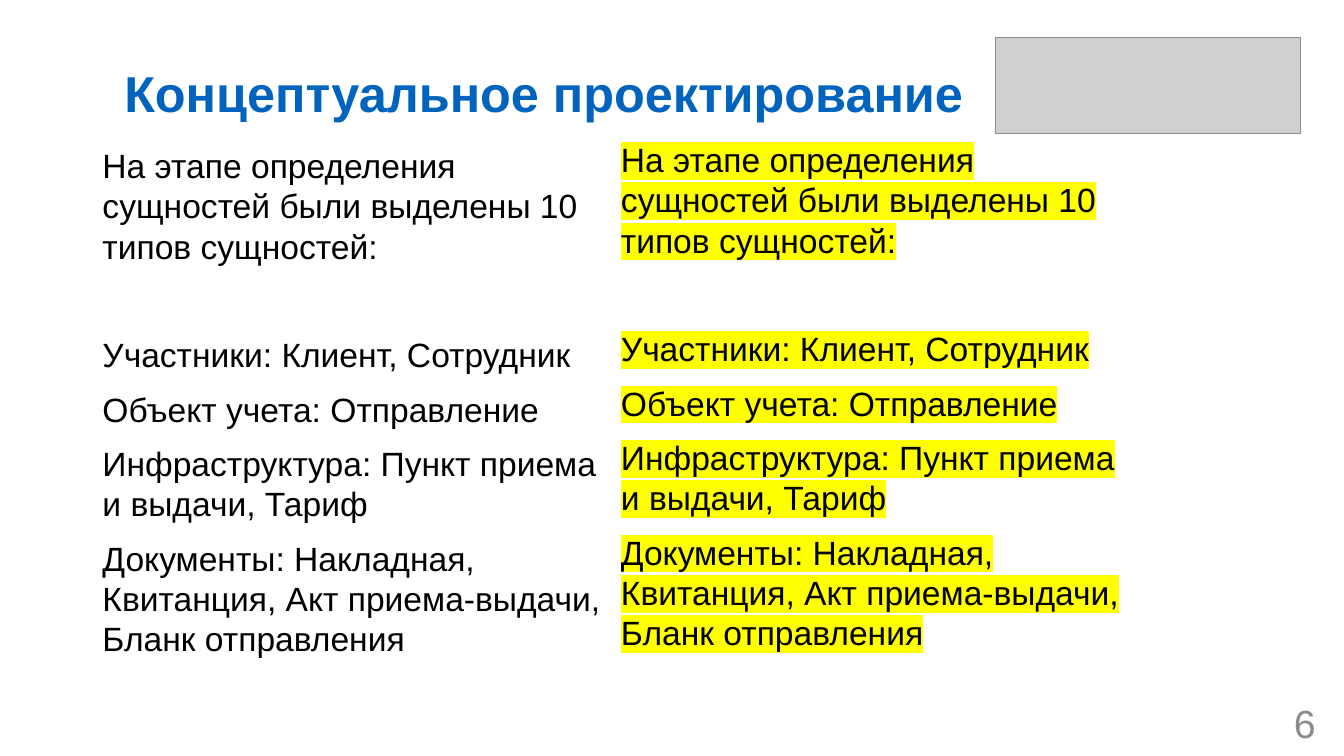
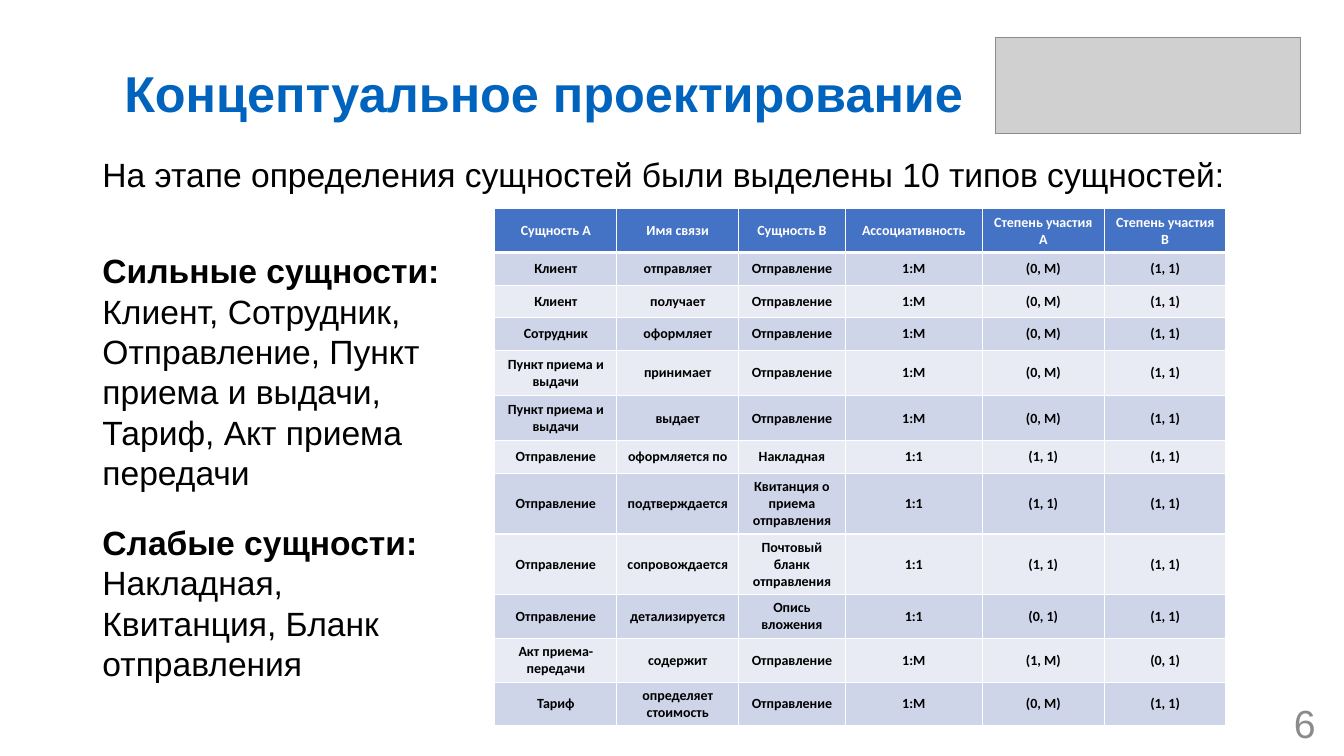
Before and after one commit to DimaDima51/db-coursework, a slide deck: slide 6 of Котельников ИВТб23о-1 Курсовая работа.pptx. Drawn at 1344x756 pixels with LibreOffice and Linux fonts; fonts in the diff are those of the drawing; grey boxes stand for pictures. Boxes give left, top, right and bottom in pixels: in the first picture for what was removed or moved away, otherwise in the second. Text is boxed around its words. In the diff, an @@ line names an element or a change of style, - is before the commit and + after.

Commit message:
presentation

```diff
--- a/Котельников ИВТб23о-1 Курсовая работа.pptx
+++ b/Котельников ИВТб23о-1 Курсовая работа.pptx
@@ text "На этапе определения сущностей были ...": place and size @@
-text "На этапе определения сущностей были ..." at (102, 155, 600, 658)
+text "На этапе определения сущностей были ..." at (102, 162, 1224, 194)
@@ text removed at (621, 149, 1118, 652) @@
-На этапе определения сущностей были выделены 10 типов сущностей:
-Участники: Клиент, Сотрудник
-Объект учета: Отправление
-Инфраструктура: Пункт приема и выдачи, Тариф
-Документы: Накладная, Квитанция, Акт приема-выдачи, Бланк отправления
@@ table added at (495, 209, 1227, 725), 12 rows, 6 columns @@
+Сущность А | Имя связи | Сущность B | Ассоциативность | Степень участия А | Степень участия B
+Клиент | отправляет | Отправление | 1:М | (0, М) | (1, 1)
+Клиент | получает | Отправление | 1:М | (0, М) | (1, 1)
+Сотрудник | оформляет | Отправление | 1:М | (0, М) | (1, 1)
+Пункт приема и выдачи | принимает | Отправление | 1:М | (0, М) | (1, 1)
+Пункт приема и выдачи | выдает | Отправление | 1:М | (0, М) | (1, 1)
+Отправление | оформляется по | Накладная | 1:1 | (1, 1) | (1, 1)
+Отправление | подтверждается | Квитанция о приема отправления | 1:1 | (1, 1) | (1, 1)
+Отправление | сопровождается | Почтовый бланк отправления | 1:1 | (1, 1) | (1, 1)
+Отправление | детализируется | Опись вложения | 1:1 | (0, 1) | (1, 1)
+Акт приема-передачи | содержит | Отправление | 1:М | (1, М) | (0, 1)
+Тариф | определяет стоимость | Отправление | 1:М | (0, М) | (1, 1)
@@ text added at (102, 259, 439, 492), 24 pt, text #000000 @@
+Сильные сущности: Клиент, Сотрудник, Отправление, Пункт приема и выдачи, Тариф, Акт приема передачи
@@ text at (102, 343, 600, 658): paragraphs removed @@
-Участники: Клиент, Сотрудник
-Объект учета: Отправление
-Инфраструктура: Пункт приема и выдачи, Тариф
-Документы: Накладная, Квитанция, Акт приема-выдачи, Бланк отправления
@@ text added at (102, 530, 417, 683), 24 pt, text #000000 @@
+Слабые сущности: Накладная, Квитанция, Бланк отправления
```
Also in this commit, not shown: 2 other slides changed, 12 slides added, 12 slides removed, 6 other files.
